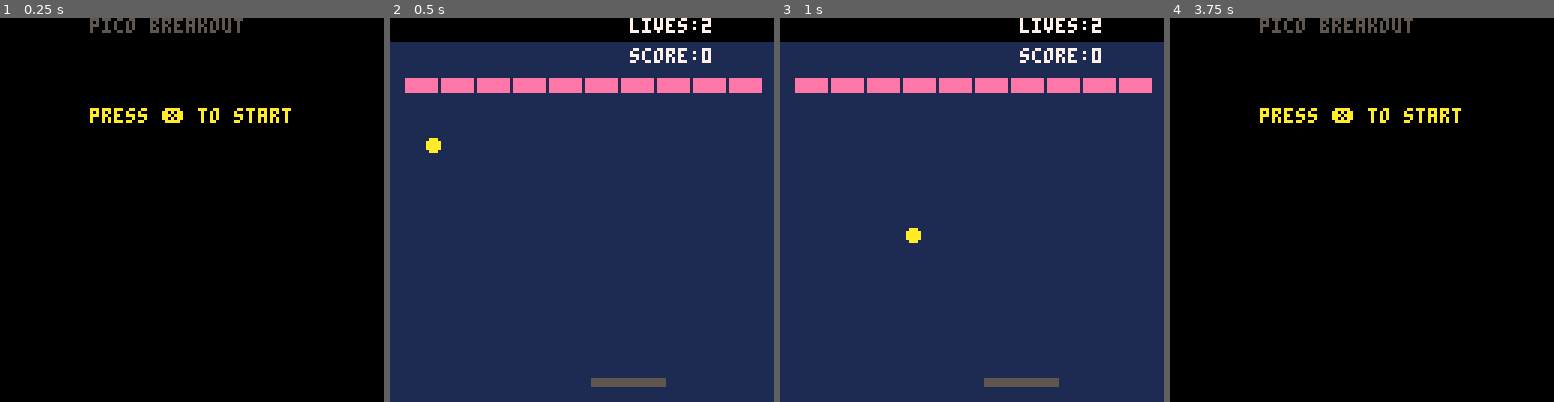
Above: before the commit, frames 1-4 (left to right).
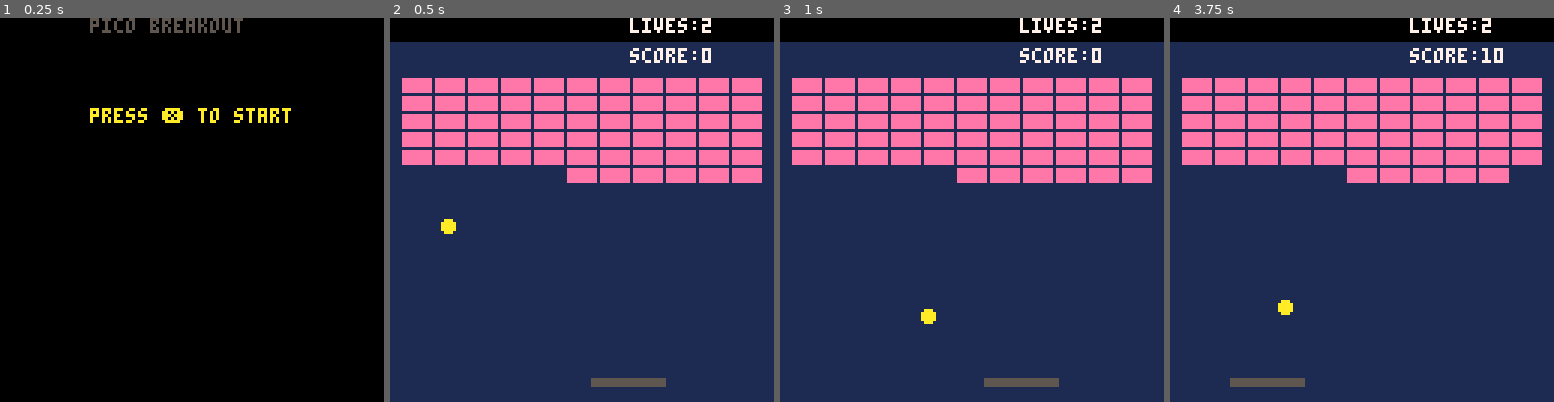
Above: after the commit, the same moments.

Repository: Aiglobelam/pico8
Game: PICO-8 cartridge breakout.p8
Two runs of this game, one before a commit and one after it. Both use one fixed random seed, a clock stepped at 60 frames per second and the inputs below.
Inputs:
- Up to frame 1 (0.25 s): no input
- Up to frame 2 (0.5 s): tap X (X key) at 0.33 s
- Up to frame 3 (1 s): tap O (Z key) at 0.7 s
- Up to frame 4 (3.75 s): tap X (X key) at 1.07, 1.85, 2.97 s; hold Right 1.6-2.1 s; tap O (Z key) every 0.4 s from 1.7 to 3.7 s; hold Right 2.47-3.03 s; hold Left 3.08-3.58 s

Frame 1 is identical in both runs. In frame 2, 16% of the frame differs, in the area x 3-97%, y 15-57%; in frame 3, 16%; in frame 4, 95%, in the area x 0-100%, y 0-100%.

Commit message:
several rows of bricks

Diff:
--- a/breakout.p8
+++ b/breakout.p8
@@ -21,7 +21,7 @@
 	pad_h=2
 	pad_c=5
 
-	brick_w=10
+	brick_w=9
 	brick_h=4
 	buildbricks()
 
@@ -35,18 +35,20 @@
 	brick_x={}
 	brick_y={}
 	brick_v={}
-	for i=1, 10 do
+
+	--brick_x={5,16,27,38,49,60,71,82,93,104,115,126}
+	for i=1, 66 do
 		add(brick_x,
-						5+(i-1)*(brick_w+2))
-		add(brick_y,20)
+						4+((i-1))%11*(brick_w+2))
+		add(brick_y,20+flr((i-1)/12)*(brick_h+2))
 		add(brick_v, true)
 	end
 
 end
 
 function serveball()
-	ball_x=5
-	ball_y=33
+	ball_x=10
+	ball_y=60
 	ball_dx=1 --speed x
 	ball_dy=1 --speed y
 end
